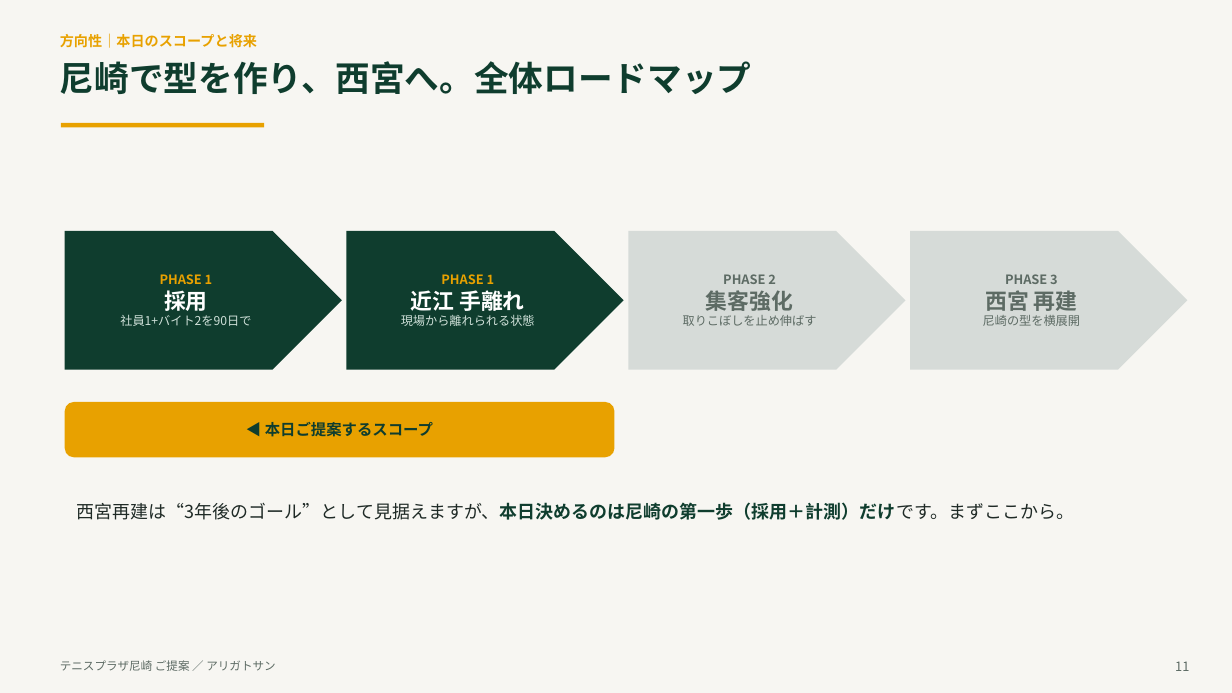
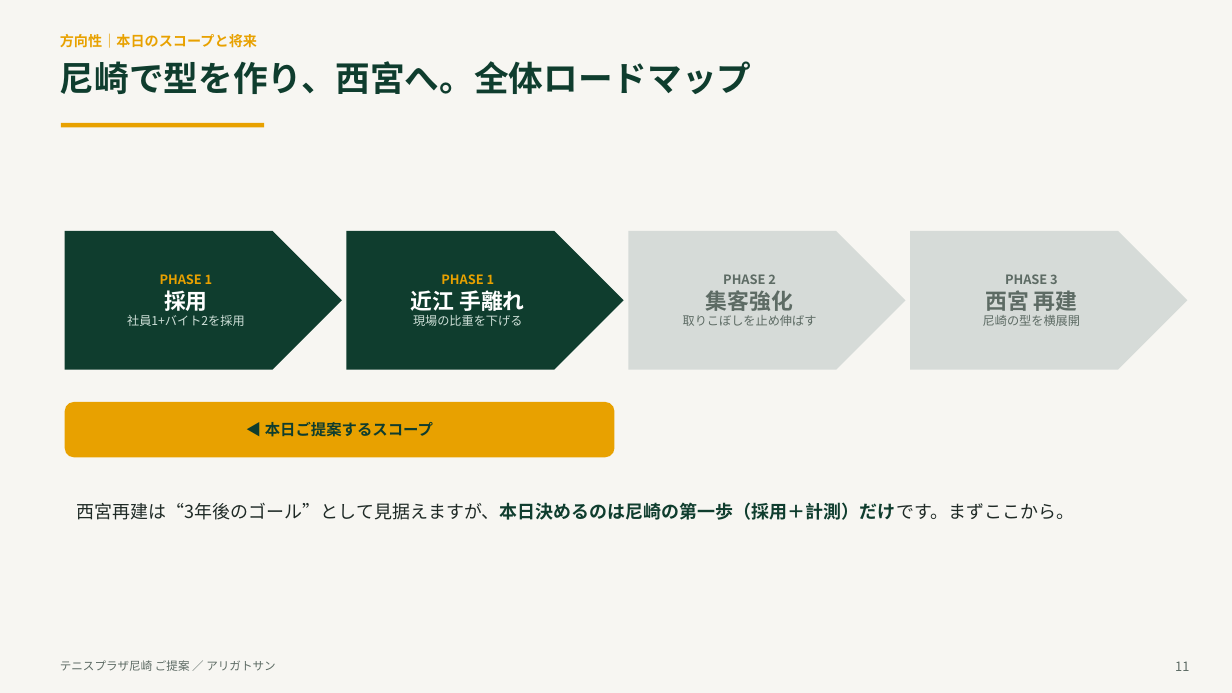
Before and after one commit to arigatosun/tennis-plaza-amagasaki, a slide deck: slide 12 of docs/00_提案・戦略/tennis_plaza_proposal_deck.pptx. Drawn at 1232x693 pixels with LibreOffice and Linux fonts; fonts in the diff are those of the drawing. Boxes give left, top, right and bottom in pixels: in the first picture for what was removed or moved away, otherwise in the second. Text is boxed around its words. In the diff, an @@ line names an element or a change of style, - is before the commit and + after.

```diff
--- a/docs/00_提案・戦略/tennis_plaza_proposal_deck.pptx
+++ b/docs/00_提案・戦略/tennis_plaza_proposal_deck.pptx
@@ text in pentagon arrow at bbox=[127, 314, 245, 326]: text changed @@
-社員1+バイト2を90日で
+社員1+バイト2を採用
@@ text in pentagon arrow at bbox=[413, 315, 522, 326]: text changed @@
-現場から離れられる状態
+現場の比重を下げる
```
Also in this commit, not shown: 17 other slides changed, 2 slides added, 1 other file.
